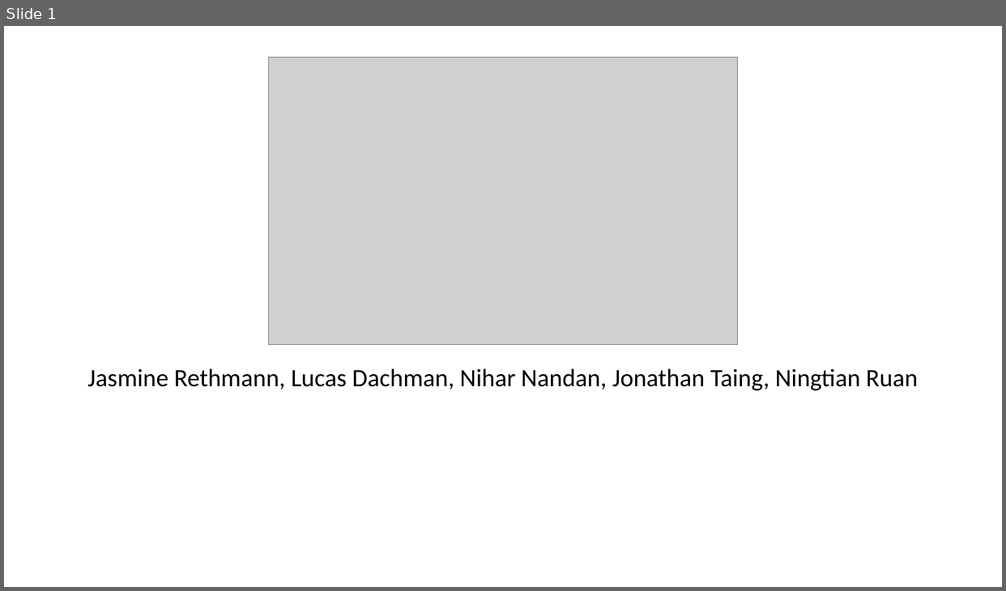
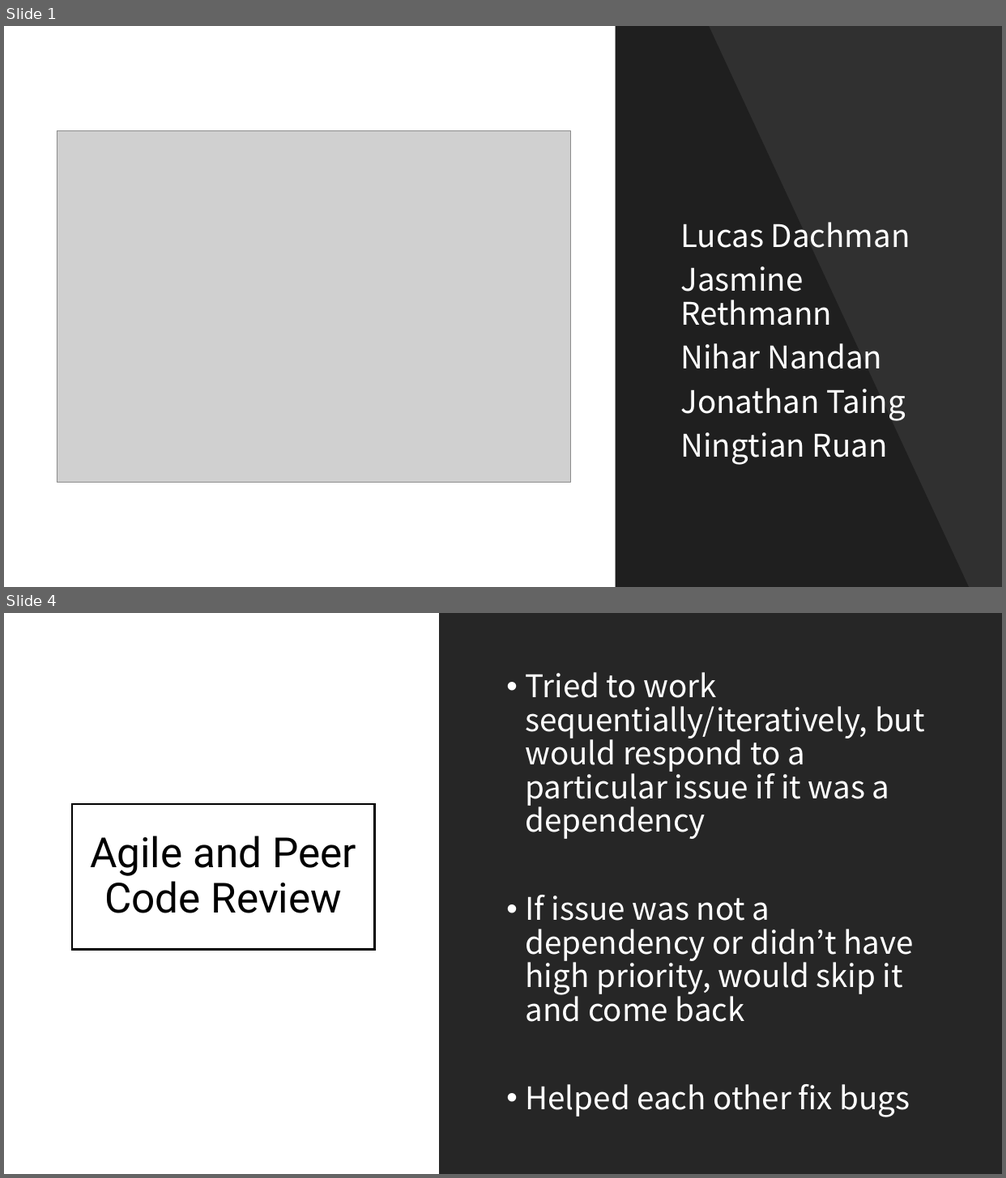
Before and after one commit to Computer-Girl/3308Project, a slide deck: ProjectPresentation.pptx. Shown one above the other, each under a label of ours: slide 1 before the commit, slides 1 and 4 after it; the slides between them are not shown. The pictures are 1006x591 and 1006x1178 pixels, drawn with LibreOffice and Linux fonts; fonts in the diff are those of the drawing; grey boxes stand for pictures. Boxes give left, top, right and bottom in pixels: in the first picture for what was removed or moved away, otherwise in the second. Text is boxed around its words. In the diff, an @@ line names an element or a change of style, - is before the commit and + after.

```diff
--- a/ProjectPresentation.pptx
+++ b/ProjectPresentation.pptx
@@ slide 4 added at [4, 613, 1002, 1174], background #FFFFFF @@
@@ rectangle added at [439, 613, 1002, 1174], fill #262626 @@
@@ text added at [526, 672, 925, 1118], 30 pt, text #FFFFFF @@
+• Tried to work sequentially/iteratively, but would respond to a particular issue if it was a dependency
+• If issue was not a dependency or didn’t have high priority, would skip it and come back
+• Helped each other fix bugs
@@ title added at [72, 804, 375, 949], fill #FFFFFF at 50% opacity, outline #000000 2 pt, 40 pt, text #000000 @@
+Agile and Peer Code Review
@@ slide 1 changed as well @@
@@ rectangle added at [616, 26, 1002, 587], fill #000000 at 81% opacity @@
@@ freeform shape added at [616, 26, 969, 587], fill #000000 at 35% opacity @@
@@ picture: place and size @@
-picture at [268, 58, 738, 345]
+picture at [57, 130, 570, 483]
@@ subtitle at [680, 222, 910, 465]: text changed; size 24 to 30 pt; font Calibri to Noto Sans CJK KR; text colour #000000 to #FFFFFF @@
-Jasmine Rethmann, Lucas Dachman, Nihar Nandan, Jonathan Taing, Ningtian Ruan
+Lucas Dachman
+Jasmine Rethmann
+Nihar Nandan
+Jonathan Taing
+Ningtian Ruan
```
Also in this commit, not shown: 2 other slides changed, 12 other slides added, 3 slides removed.
